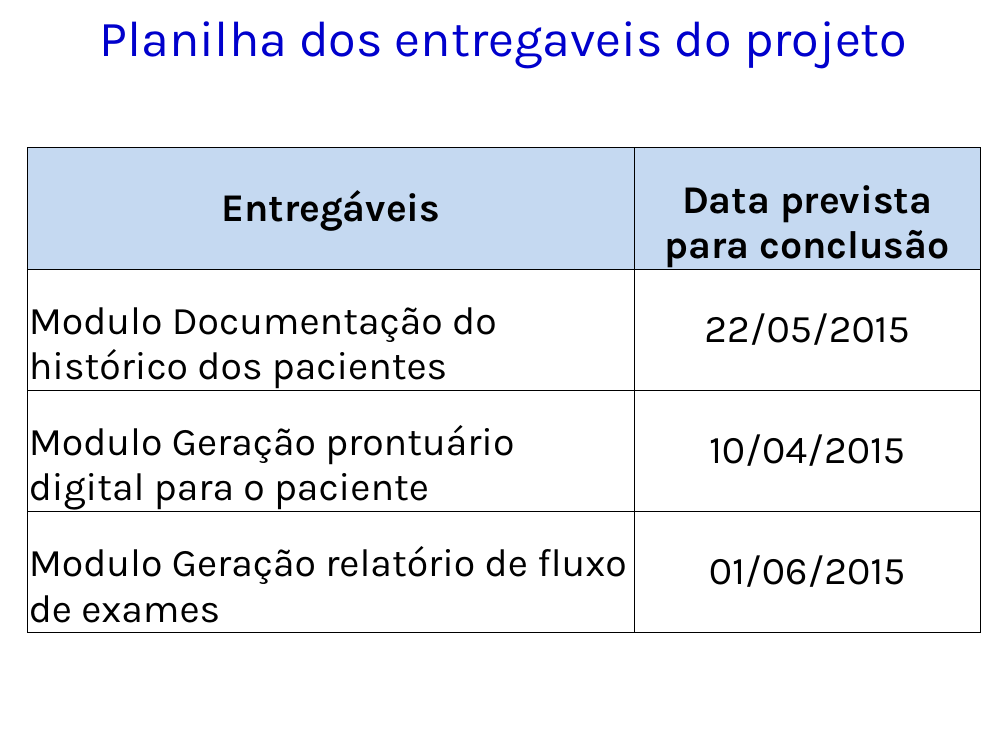
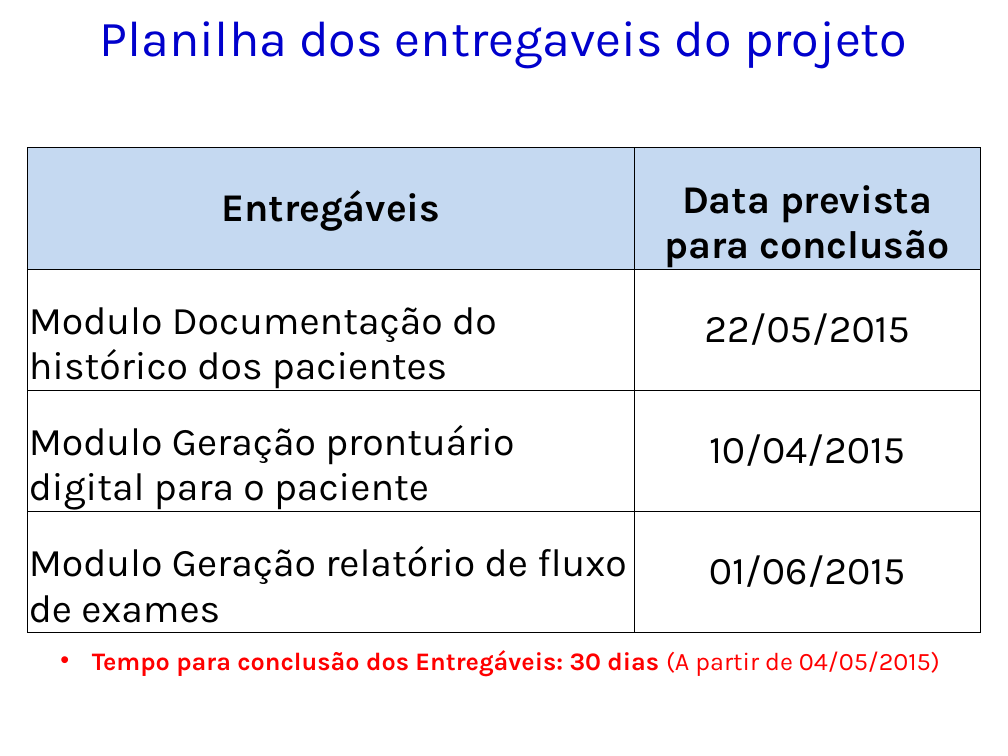
Before and after one commit to kokmz/TCCHUE, a slide deck: slide 31 of Arquivos do Anselmo preencidos - Semestre passado/GPS_2014_Modelo de Apresentação_PI.pptx. Drawn at 1008x756 pixels with LibreOffice and Linux fonts; fonts in the diff are those of the drawing; background and template pictures are left out. Boxes give left, top, right and bottom in pixels: in the first picture for what was removed or moved away, otherwise in the second. Text is boxed around its words. In the diff, an @@ line names an element or a change of style, - is before the commit and + after.

```diff
--- a/Arquivos do Anselmo preencidos - Semestre passado/GPS_2014_Modelo de Apresentação_PI.pptx
+++ b/Arquivos do Anselmo preencidos - Semestre passado/GPS_2014_Modelo de Apresentação_PI.pptx
@@ text added at (92,650,940,676), 18 pt, text #FF0000, bold @@
+  • Tempo para conclusão dos Entregáveis: 30 dias (A partir de 04/05/2015)
```
Also in this commit, not shown: 4 other slides changed, 1 slide added, 1 slide removed.
